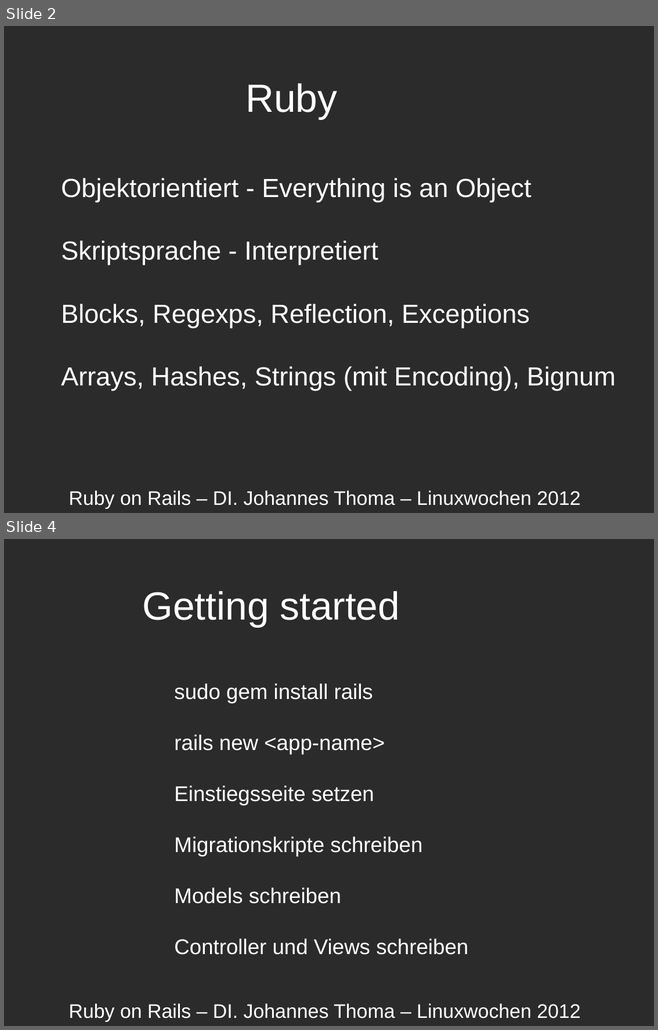
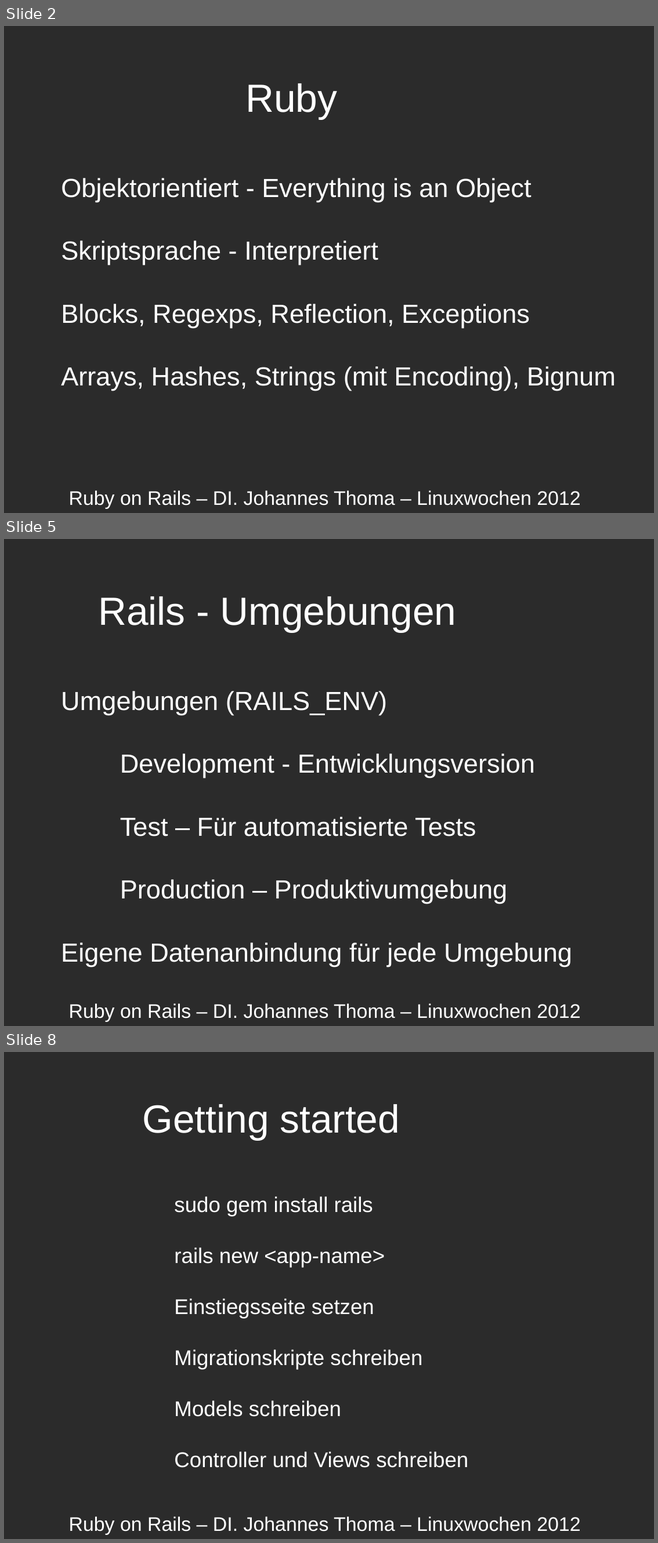
Before and after one commit to johannesthoma/rails-forum, a slide deck: doc/RailsSpeech.odp. Shown one above the other, each under a label of ours: slides 2 and 4 before the commit, slides 2, 5 and 8 after it; the slides between them are not shown. The pictures are 658x1030 and 658x1543 pixels, drawn with LibreOffice and Linux fonts; fonts in the diff are those of the drawing; background and template pictures are left out; a plain dark background stands for a picture behind light text. Boxes give left, top, right and bottom in pixels: in the first picture for what was removed or moved away, otherwise in the second. Text is boxed around its words. In the diff, an @@ line names an element or a change of style, - is before the commit and + after.

```diff
--- a/doc/RailsSpeech.odp
+++ b/doc/RailsSpeech.odp
@@ slide 5 added at [4, 539, 654, 1026], background picture (left out) @@
@@ text added at [98, 596, 456, 633], 48 pt, text #FFFFFF @@
+Rails - Umgebungen
@@ text added at [61, 691, 572, 966], 32 pt, text #FFFFFF @@
+Umgebungen (RAILS_ENV)
+Development - Entwicklungsversion
+Test – Für automatisierte Tests
+Production – Produktivumgebung
+Eigene Datenanbindung für jede Umgebung
@@ text added at [69, 1004, 580, 1022], 24 pt, text #FFFFFF @@
+Ruby on Rails – DI. Johannes Thoma – Linuxwochen 2012
@@ what was slide 4 is now slide 8 @@
```
Also in this commit, not shown: 1 slide changed, 3 other slides added.
